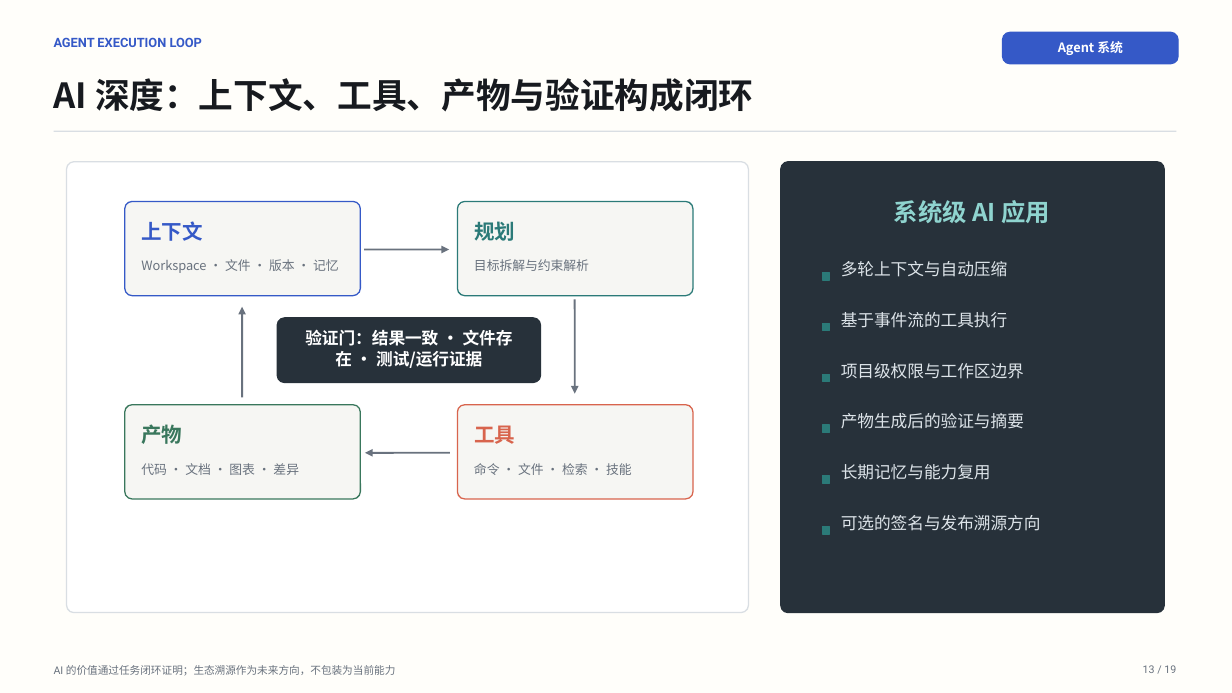
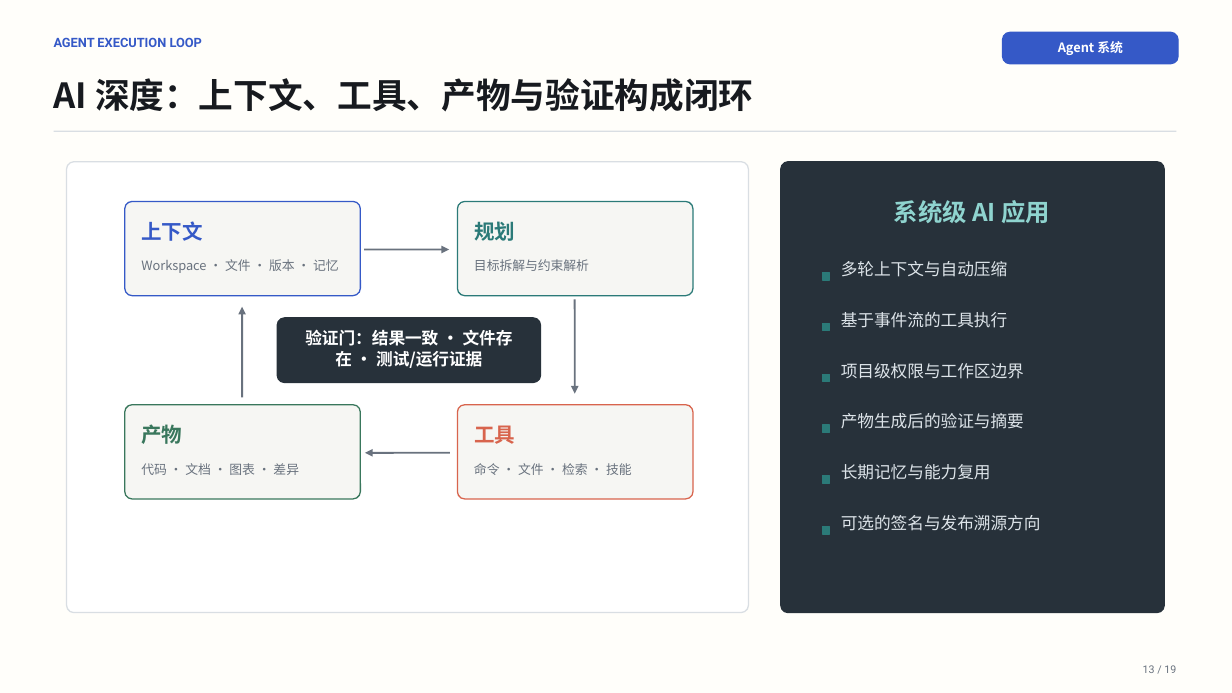
Before and after one commit to 2830500285/BAI-Work, a slide deck: slide 13 of docs/presentation/BAI-Work-Defense-Deck.pptx. Drawn at 1232x693 pixels with LibreOffice and Linux fonts; fonts in the diff are those of the drawing. Boxes give left, top, right and bottom in pixels: in the first picture for what was removed or moved away, otherwise in the second. Text is boxed around its words. In the diff, an @@ line names an element or a change of style, - is before the commit and + after.

```diff
--- a/docs/presentation/BAI-Work-Defense-Deck.pptx
+++ b/docs/presentation/BAI-Work-Defense-Deck.pptx
@@ text removed at bbox=[54, 665, 395, 676] @@
-AI 的价值通过任务闭环证明；生态溯源作为未来方向，不包装为当前能力
```
Also in this commit, not shown: 16 other slides changed, 1 other file.
